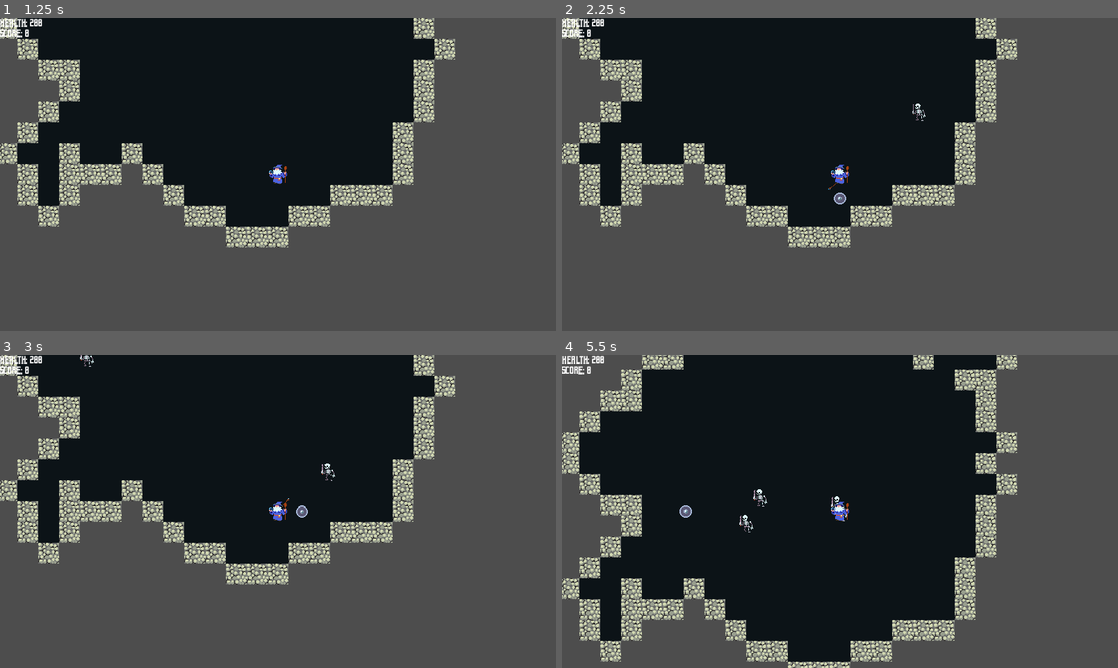
Above: before the commit, frames 1-4 (two rows, left to right).
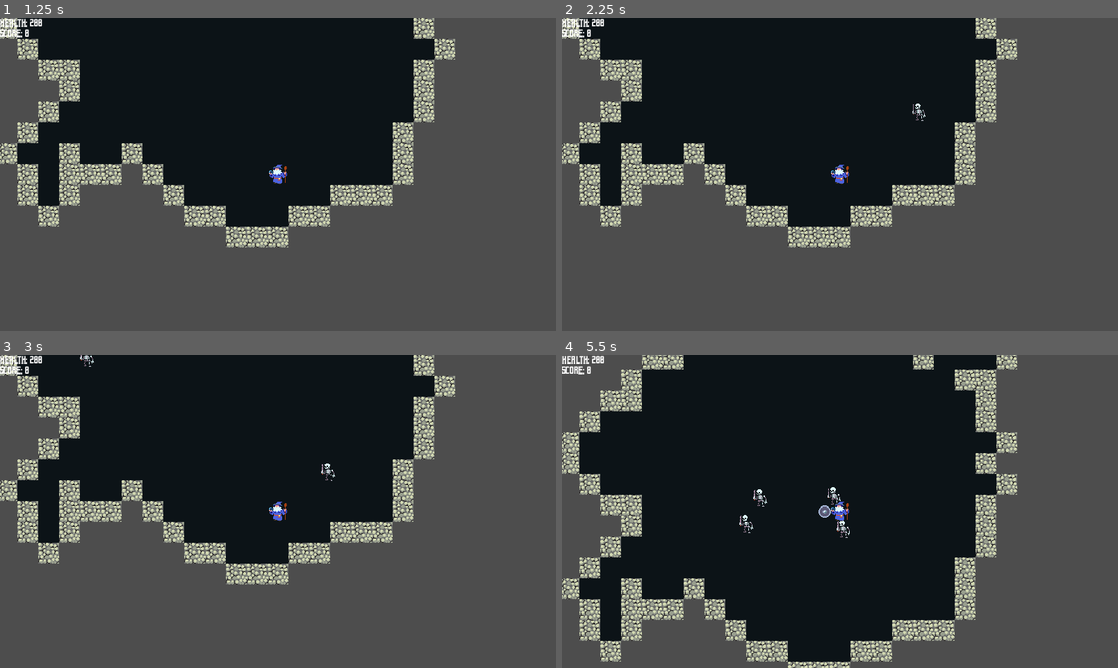
Above: after the commit, the same moments.

Repository: WizardsNStuff/Zealot-of-Wanderlust
Game: Godot game, scene res://Scenes/wizard_game.tscn
Same seed, same stepped clock (60 frames per second), same inputs: the game is played once before the commit and once after it.
Inputs:
- Up to frame 1 (1.25 s): click "Start game" at 0.5 s
- Up to frame 2 (2.25 s): tap Enter at 1.25 s; hold Right (attack_right) 1.28-2.03 s; tap Up (attack) at 1.35, 2.1 s; hold Down (attack_down) from 2.03 s (still down)
- Up to frame 3 (3 s): release Down (attack_down) at 2.78 s; hold Right (attack_right) from 2.78 s (still down); tap Up (attack) at 2.85 s
- Up to frame 4 (5.5 s): release Right (attack_right) at 3.53 s; hold W (ui_up) 3.53-4.28 s; tap Up (attack) at 3.6, 4.35, 5.1 s; hold Left (attack_left) from 4.28 s (still down)

Frame 1 is identical in both runs. In frame 2, less than 0.1% of the frame differs, in the area x 47-52%, y 52-60%; in frame 3, less than 0.1%; in frame 4, 0.2%, in the area x 21-52%, y 42-59%.

Commit message:
Attack now has a cooldown

Diff:
--- a/zealot-of-wanderlust/Enemy Testing/enemy_1.tscn
+++ b/zealot-of-wanderlust/Enemy Testing/enemy_1.tscn
@@ -8,6 +8,7 @@
 
 [node name="Enemy1" type="CharacterBody2D"]
 collision_layer = 2
+collision_mask = 7
 motion_mode = 1
 platform_on_leave = 2
 platform_floor_layers = 4294967041
--- a/zealot-of-wanderlust/Scripts/controller.gd
+++ b/zealot-of-wanderlust/Scripts/controller.gd
@@ -2,7 +2,7 @@
 class_name Controller
 
 @export var model : Model
-#var player : Player
+
 var enemies : Array[Enemy]
 
 @export var view : View
@@ -11,6 +11,7 @@
 var proc_gen_data : ProcGenData
 # reference to the player
 var player : Player
+var player_cooldown : float
 
 func _ready() -> void:
 	proc_gen_data = model.proc_gen_data
@@ -797,7 +798,7 @@
 	player.velocity = input_direction * player.speed
 
 	var attack_direction = Input.get_vector("attack_left", "attack_right", "attack_up", "attack_down")
-	if Input.is_action_just_pressed("attack"):
+	if attack_direction != Vector2.ZERO && !player.is_attacking:
 		attack(attack_direction)
 
 func attack(attack_direction: Vector2) -> void:
@@ -812,6 +813,7 @@
 		player.animations.play("attack_left")
 
 	player.is_attacking = true
+	player_cooldown = Time.get_unix_time_from_system() + player.damage_cooldown
 	player.weapon.current_weapon.visible = true
 	player.weapon.current_weapon.hitbox.disabled = false
 
@@ -824,10 +826,8 @@
 	model.add_child(projectile)
 
 	# stop the attack
-	await player.animations.animation_finished
 	player.weapon.current_weapon.visible = false
 	player.weapon.current_weapon.hitbox.disabled = true
-	player.is_attacking = false
 
 func update_animation() -> void:
 	if player.is_attacking : return
@@ -891,6 +891,9 @@
 	if proc_gen_data.dungeon_created:
 
 		handle_input()
+		if Time.get_unix_time_from_system() >= player_cooldown:
+			player.is_attacking = false
+
 
 		# move the player and retrieve if any collisions occured
 		var player_collision = player.move_and_slide()
--- a/zealot-of-wanderlust/Scripts/player.gd
+++ b/zealot-of-wanderlust/Scripts/player.gd
@@ -9,6 +9,7 @@
 @export var score : float = 0
 
 @export var damage : float = 50
+var damage_cooldown: float = 1
 
 @export var animations : AnimationPlayer
 
